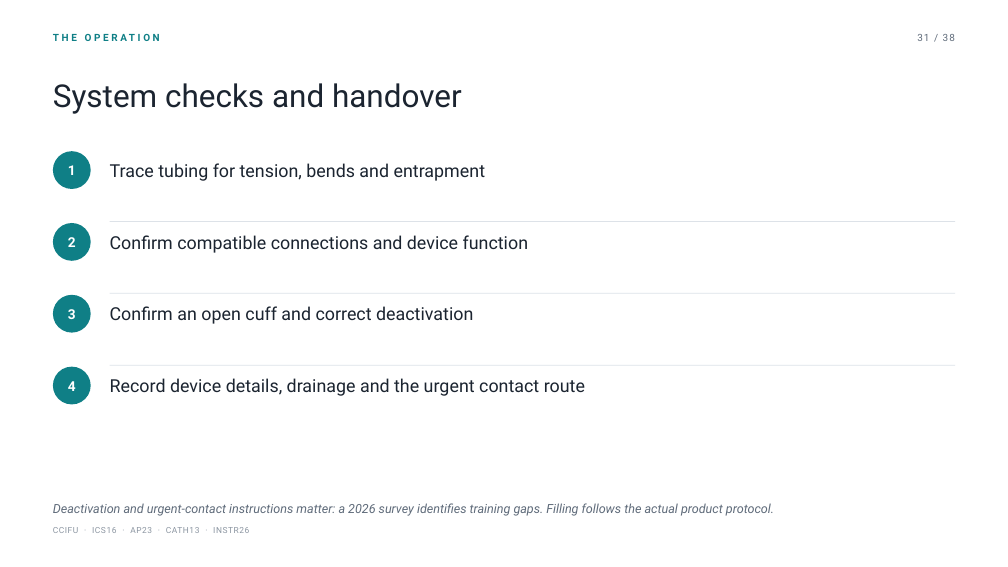
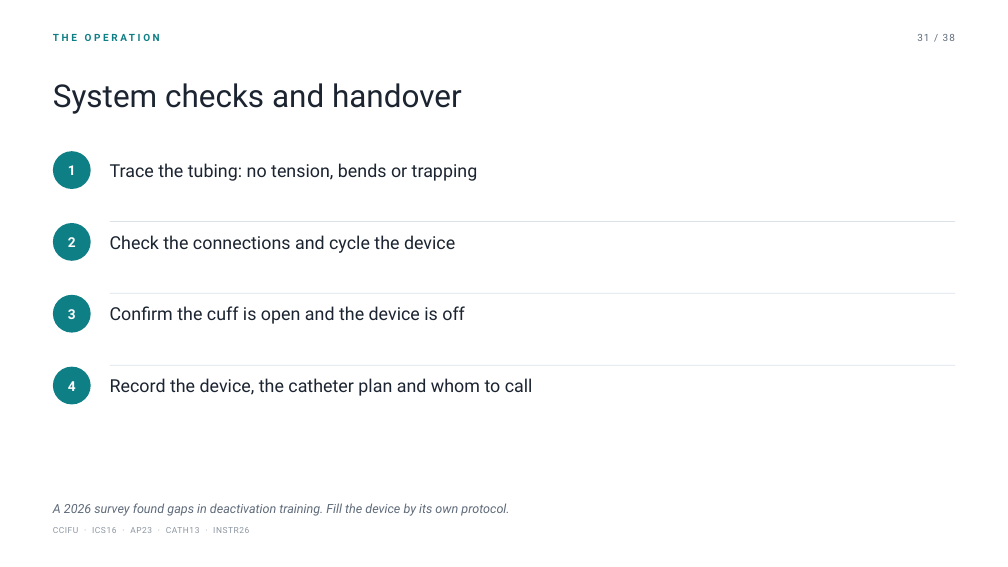
Before and after one commit to nityjr-ctrl/aus-presentation, a slide deck: slide 37 of presentation/AUS-teaching-deck.pptx. Drawn at 1008x567 pixels with LibreOffice and Linux fonts; fonts in the diff are those of the drawing. Boxes give left, top, right and bottom in pixels: in the first picture for what was removed or moved away, otherwise in the second. Text is boxed around its words. In the diff, an @@ line names an element or a change of style, - is before the commit and + after.

```diff
--- a/presentation/AUS-teaching-deck.pptx
+++ b/presentation/AUS-teaching-deck.pptx
@@ text at box(110, 163, 478, 181): text changed @@
-Trace tubing for tension, bends and entrapment
+Trace the tubing: no tension, bends or trapping
@@ text at box(110, 235, 455, 253): text changed @@
-Confirm compatible connections and device function
+Check the connections and cycle the device
@@ text at box(110, 306, 465, 324): text changed @@
-Confirm an open cuff and correct deactivation
+Confirm the cuff is open and the device is off
@@ text at box(110, 378, 533, 396): text changed @@
-Record device details, drainage and the urgent contact route
+Record the device, the catheter plan and whom to call
@@ text at box(53, 503, 509, 516): text changed @@
-Deactivation and urgent-contact instructions matter: a 2026 survey identifies training gaps. Filling follows the actual product protocol.
+A 2026 survey found gaps in deactivation training. Fill the device by its own protocol.
```
Also in this commit, not shown: 35 other slides changed, 16 other files.
